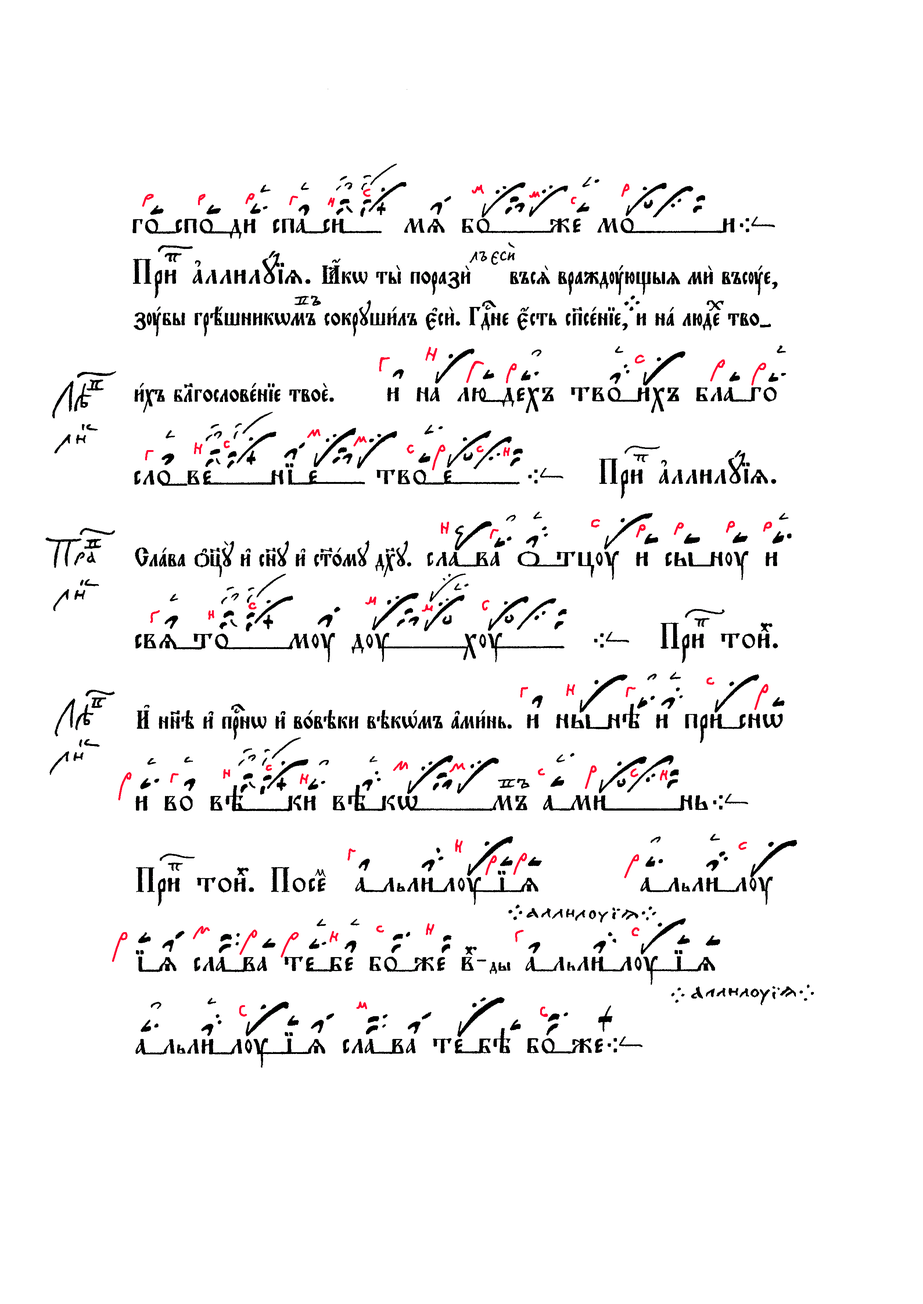
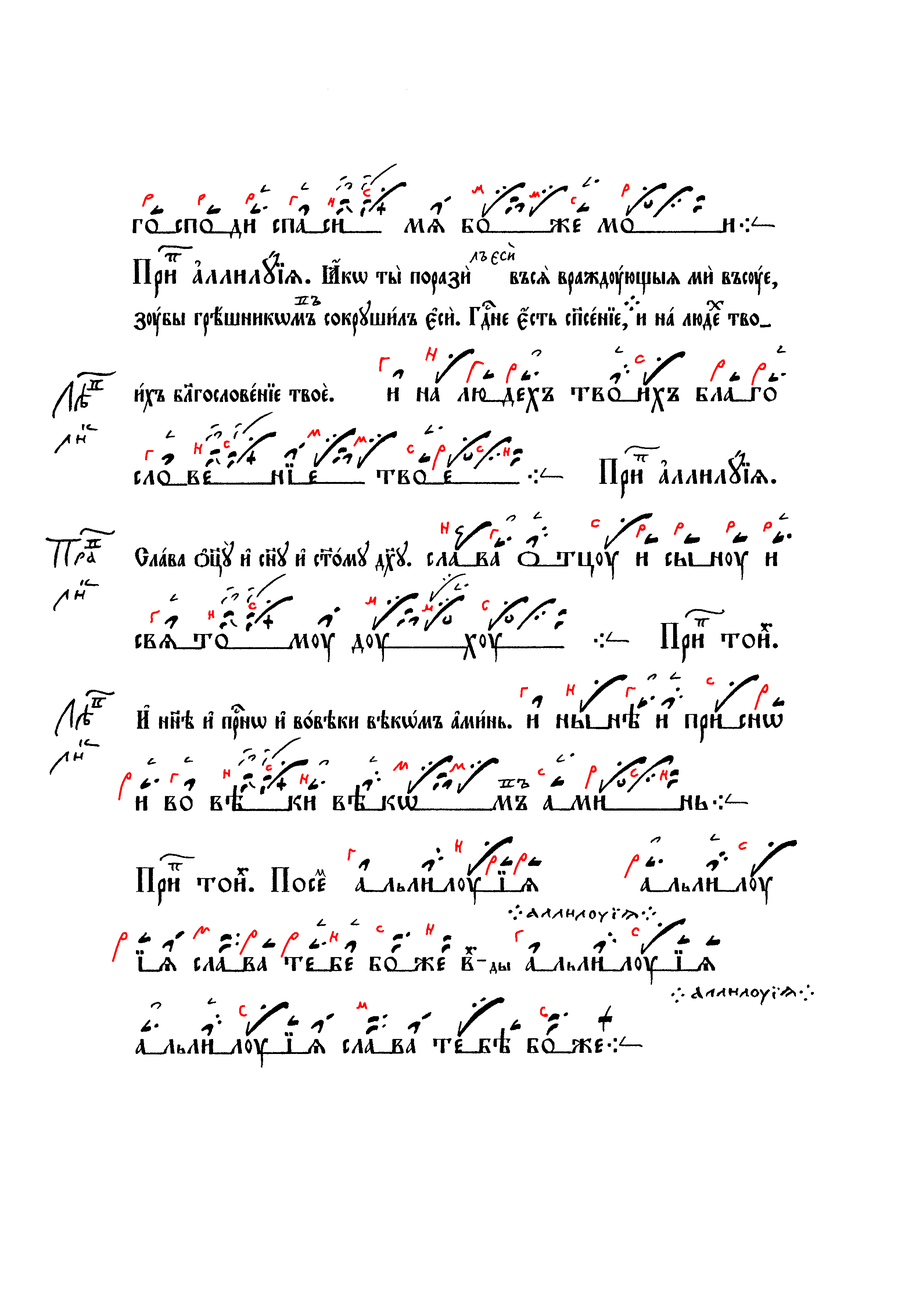
Comparing the layer stacks of the two (923, 1304) images. Changes:
painted on "Червила" over <box>112,183,772,1018</box>
